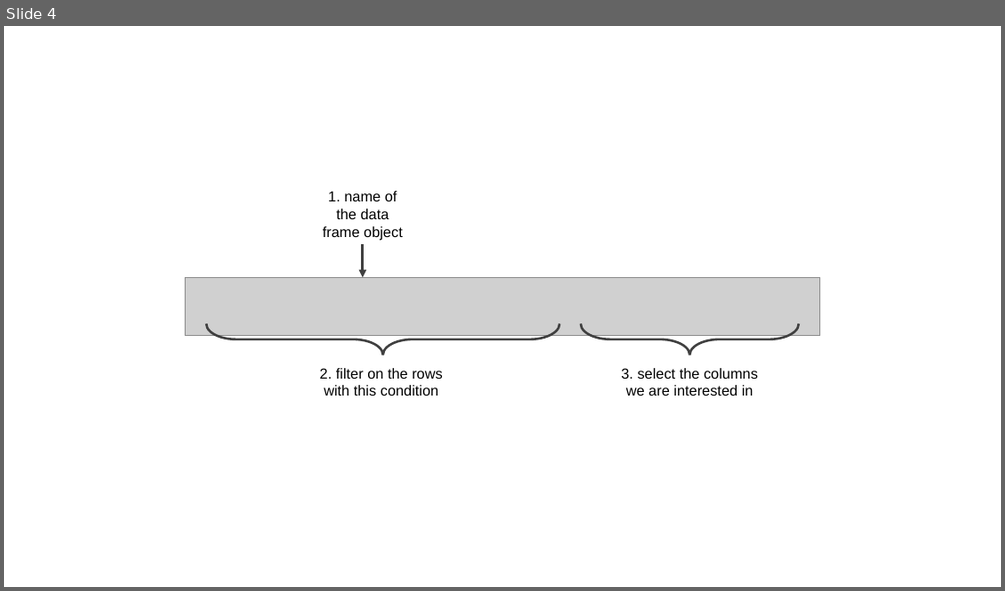
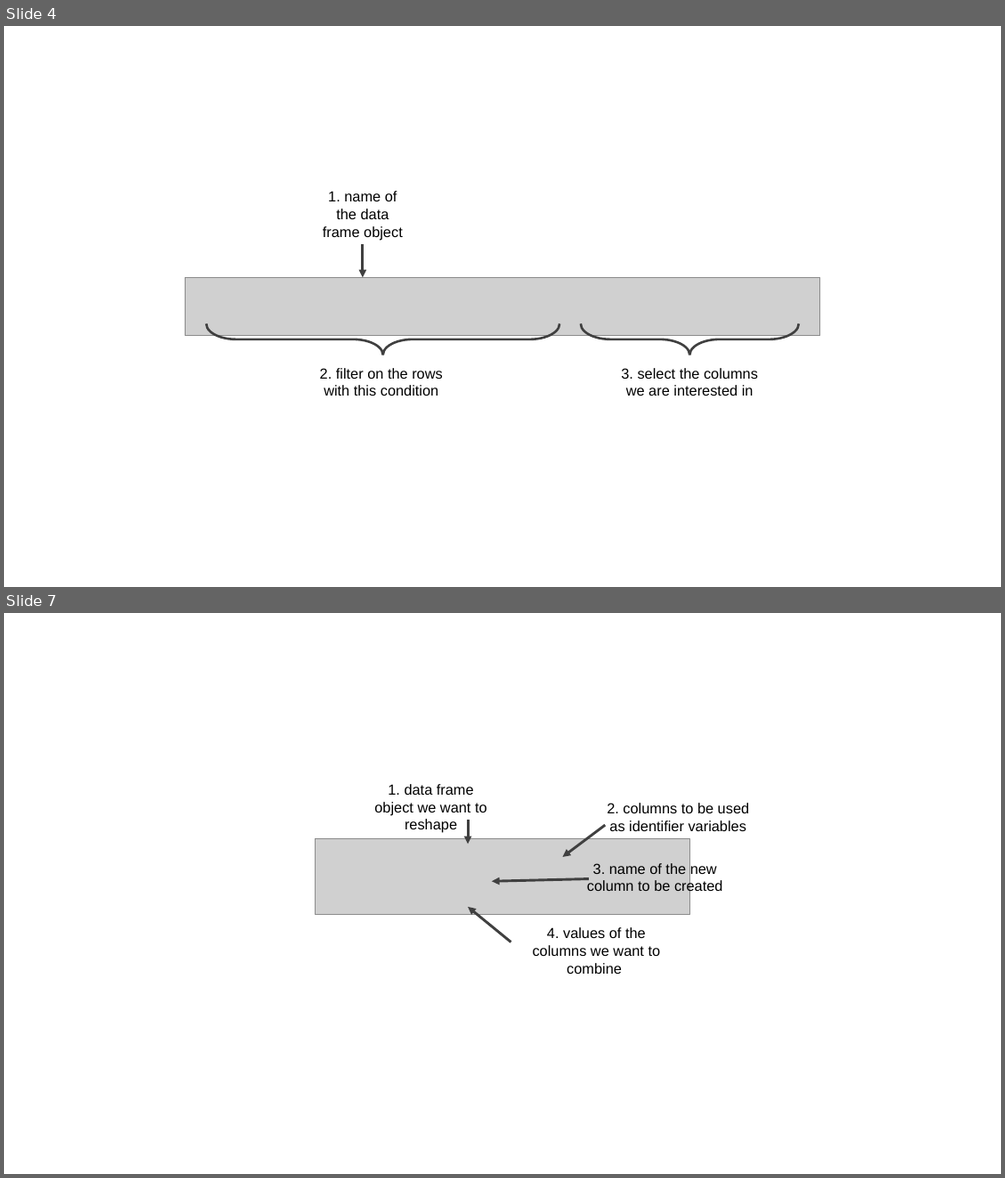
Before and after one commit to UBC-DSCI/introduction-to-datascience-python, a slide deck: source/img/code-figures.pptx. Shown one above the other, each under a label of ours: slide 4 before the commit, slides 4 and 7 after it; the slides between them are not shown. The pictures are 1005x591 and 1005x1178 pixels, drawn with LibreOffice and Linux fonts; fonts in the diff are those of the drawing; grey boxes stand for pictures. Boxes give left, top, right and bottom in pixels: in the first picture for what was removed or moved away, otherwise in the second. Text is boxed around its words. In the diff, an @@ line names an element or a change of style, - is before the commit and + after.

```diff
--- a/source/img/code-figures.pptx
+++ b/source/img/code-figures.pptx
@@ slide 7 added at (4,613,1001,1174), background #FFFFFF @@
@@ text added at (374,784,487,833), 14 pt, text #000000 @@
+1. data frame object we want to reshape
@@ arrow added from (468, 819) to (468, 844), #404040 2.5 pt @@
@@ arrow added from (606, 825) to (563, 857), #404040 2.5 pt @@
@@ text added at (607,803,749,831), 14 pt, text #000000 @@
+2. columns to be used as identifier variables
@@ picture added at (316,838,690,914) @@
@@ arrow added from (589, 878) to (492, 882), #404040 2.5 pt @@
@@ text added at (587,863,723,894), 14 pt, text #000000 @@
+3. name of the new column to be created
@@ arrow added from (511, 942) to (468, 907), #404040 2.5 pt @@
@@ text added at (533,927,661,973), 14 pt, text #000000 @@
+4. values of the columns we want to combine
```
Also in this commit, not shown: 2 slides changed, 1 other slide added, 3 other files.
